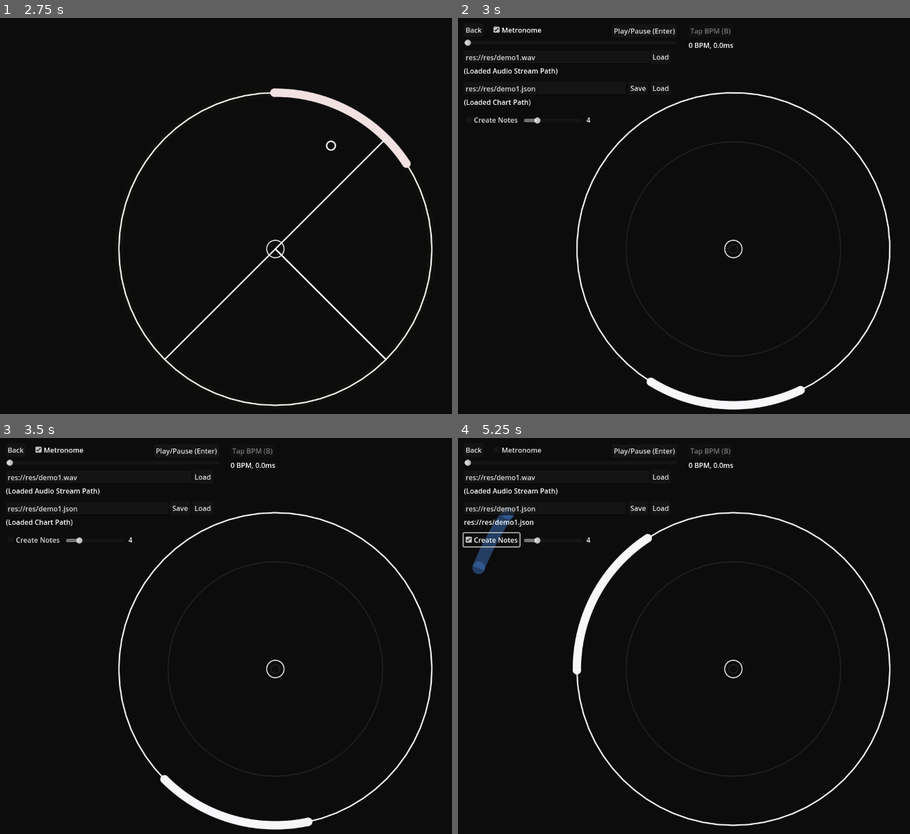
Above: before the commit, frames 1-4 (two rows, left to right).
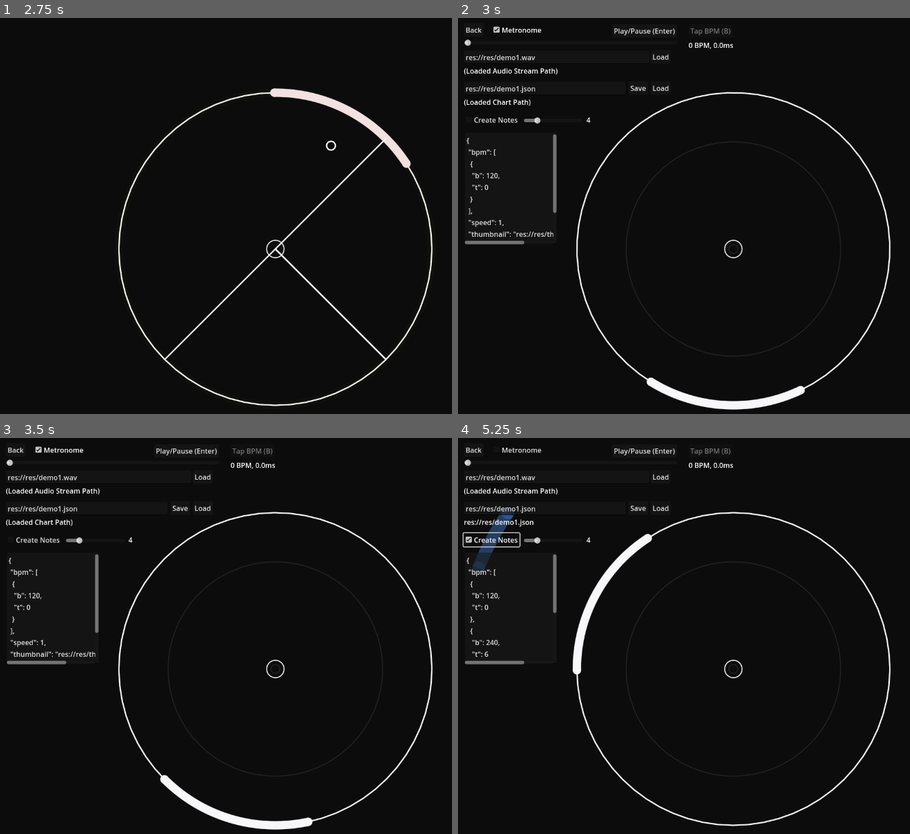
Above: after the commit, the same moments.

Repository: mougeee/marvelous-x
Game: Godot game, scene res://nodes/title_scene.tscn
Same seed, same stepped clock (60 frames per second), same inputs: the game is played once before the commit and once after it. Sound files missing from this copy of the repository are replaced by a short silence.
Inputs (mouse positions are in pixels of both pictures, inside the frame that each line leads up to):
- Up to frame 1 (2.75 s): tap Enter at 0.5 s; move the mouse to (397, 223) at 0.52 s; press the mouse at (397, 223) at 0.53 s; hold D (RightPress) 0.53-1.28 s; move the mouse to (162, 271) at 1.27 s; release the mouse at (162, 271) at 1.28 s; hold S (LeftPress) 1.28-2.03 s; tap A (CriticalPress) at 1.35 s; move the mouse to (329, 144) at 2.02 s; hold D (RightPress) from 2.03 s (still down); tap B (MapTapBPM) at 2.1 s
- Up to frame 2 (3 s): keep holding D (RightPress); move the mouse to (706, 342) at 2.77 s; click (706, 342) at 2.85 s
- Up to frame 3 (3.5 s): keep holding D (RightPress)
- Up to frame 4 (5.25 s): release D (RightPress) at 3.5 s; click "Load" at 3.5 s; click "Metronome" at 4.25 s; click "Create Notes" at 5 s

Frame 1 is identical in both runs. In frame 2, 0.6% of the frame differs, in the area x 1-22%, y 29-58%; in frame 3, 0.6%; in frame 4, 0.6%.

Commit message:
text chart editor

Diff:
--- a/nodes/map_scene.tscn
+++ b/nodes/map_scene.tscn
@@ -135,6 +135,12 @@
 offset_bottom = 185.0
 text = "Save"
 
+[node name="ChartRawEdit" type="TextEdit" parent="."]
+offset_left = 22.0
+offset_top = 272.0
+offset_right = 233.0
+offset_bottom = 529.0
+
 [connection signal="finished" from="AudioStreamPlayer" to="." method="_on_audio_stream_player_finished"]
 [connection signal="pressed" from="Back" to="." method="_on_back_pressed"]
 [connection signal="drag_started" from="Timeline" to="." method="_on_timeline_drag_started"]
@@ -146,3 +152,4 @@
 [connection signal="changed" from="CreateNoteCoverage" to="." method="_on_create_note_coverage_changed"]
 [connection signal="value_changed" from="CreateNoteCoverage" to="." method="_on_create_note_coverage_value_changed"]
 [connection signal="pressed" from="SaveChart" to="." method="_on_save_chart_pressed"]
+[connection signal="focus_exited" from="ChartRawEdit" to="." method="_on_chart_raw_edit_focus_exited"]
--- a/scripts/map_scene.gd
+++ b/scripts/map_scene.gd
@@ -28,8 +28,9 @@
 
 # Called when the node enters the scene tree for the first time.
 func _ready() -> void:
-	pass # Replace with function body.
-
+	var chart_duplicate = JSON.parse_string(JSON.stringify(chart))
+	chart_duplicate.erase("notes")
+	$ChartRawEdit.text = JSON.stringify(chart_duplicate, ' ')
 
 func process_key(key_code: int) -> Keys:
 	if key_code == 0:
@@ -269,6 +270,10 @@
 	chart = JSON.parse_string(file.get_as_text())
 	file.close()
 
+	var chart_duplicate = JSON.parse_string(JSON.stringify(chart))
+	chart_duplicate.erase("notes")
+	$ChartRawEdit.text = JSON.stringify(chart_duplicate, ' ')
+
 
 func _on_load_chart_pressed() -> void:
 	if not ResourceLoader.exists($ChartSourcePath.text):
@@ -288,3 +293,8 @@
 	var file = FileAccess.open($ChartSourcePath.text, FileAccess.WRITE)
 	file.store_string(JSON.stringify(chart))
 	file.close()
+
+
+func _on_chart_raw_edit_focus_exited() -> void:
+	chart = JSON.parse_string($ChartRawEdit.text)
+	chart['notes'] = notes
